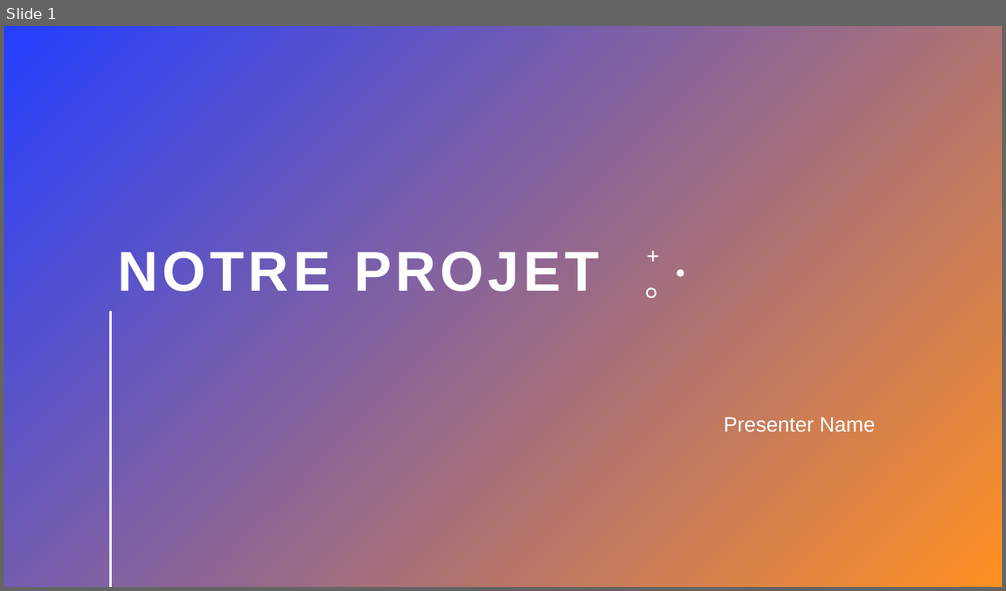
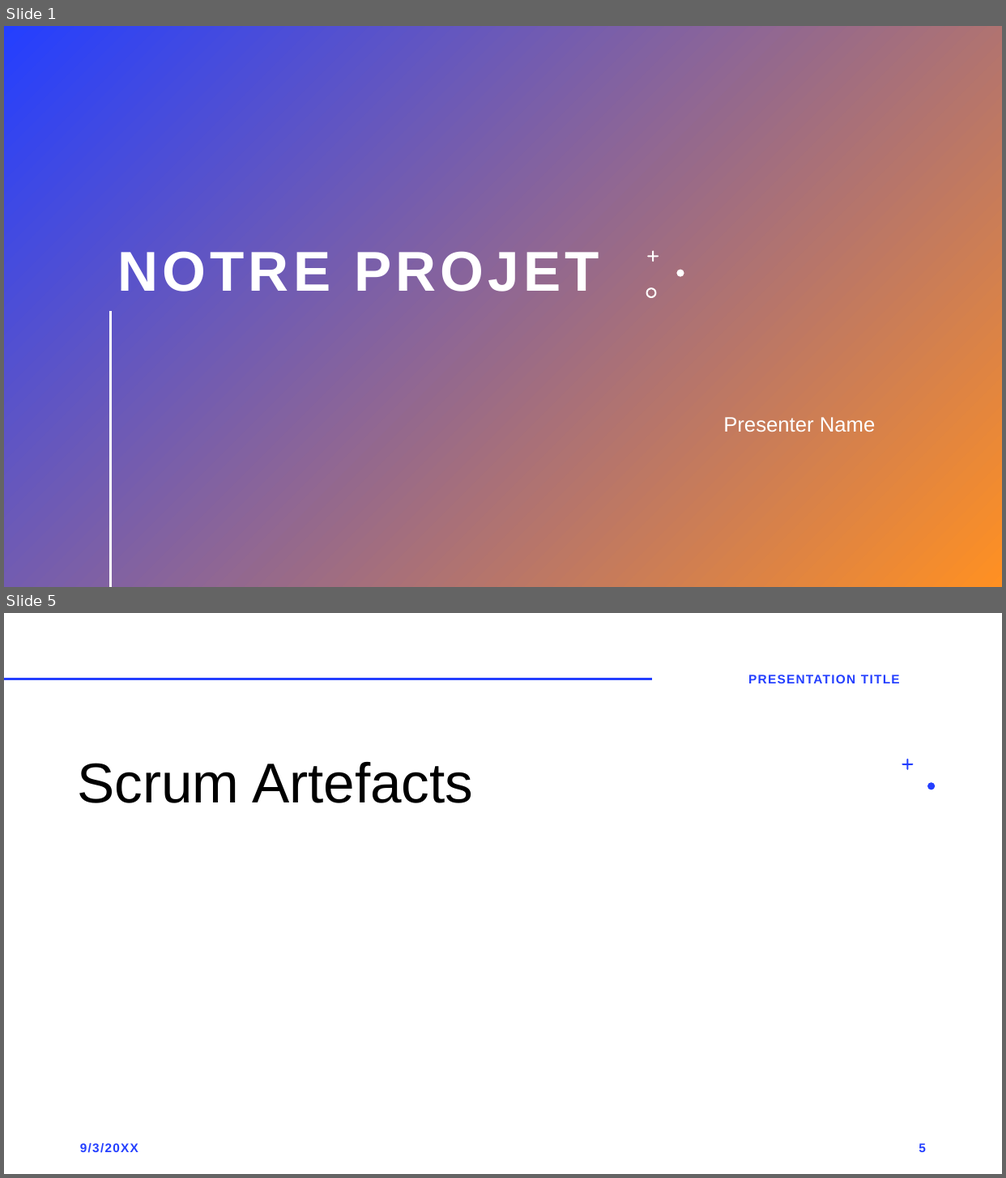
Before and after one commit to seiemens/snpt, a slide deck: doku/Notre Projet.pptx. Shown one above the other, each under a label of ours: slide 1 before the commit, slides 1 and 5 after it; the slides between them are not shown. The pictures are 1006x591 and 1006x1178 pixels, drawn with LibreOffice and Linux fonts; fonts in the diff are those of the drawing. Boxes give left, top, right and bottom in pixels: in the first picture for what was removed or moved away, otherwise in the second. Text is boxed around its words. In the diff, an @@ line names an element or a change of style, - is before the commit and + after.

```diff
--- a/doku/Notre Projet.pptx
+++ b/doku/Notre Projet.pptx
@@ slide 5 added at (4,613,1002,1174), background #FFFFFF @@
@@ line added from (4, 679) to (651, 679), #FF9022 2 pt @@
@@ text added at (748,675,900,683), 12 pt, text #243FFF, bold @@
+PRESENTATION TITLE
@@ title added at (78,762,473,803), 54 pt, text #000000 @@
+Scrum Artefacts
@@ freeform shape added at (902,759,914,770), fill #243FFF @@
@@ freeform shape added at (928,782,936,790), fill #243FFF @@
@@ text added at (80,1144,138,1153), 12 pt, text #243FFF, bold @@
+9/3/20XX
@@ page number added at (918,1144,926,1152), 12 pt, text #243FFF, bold @@
+5
```
Also in this commit, not shown: 1 slide changed, 1 other slide added, 2 slides removed.
